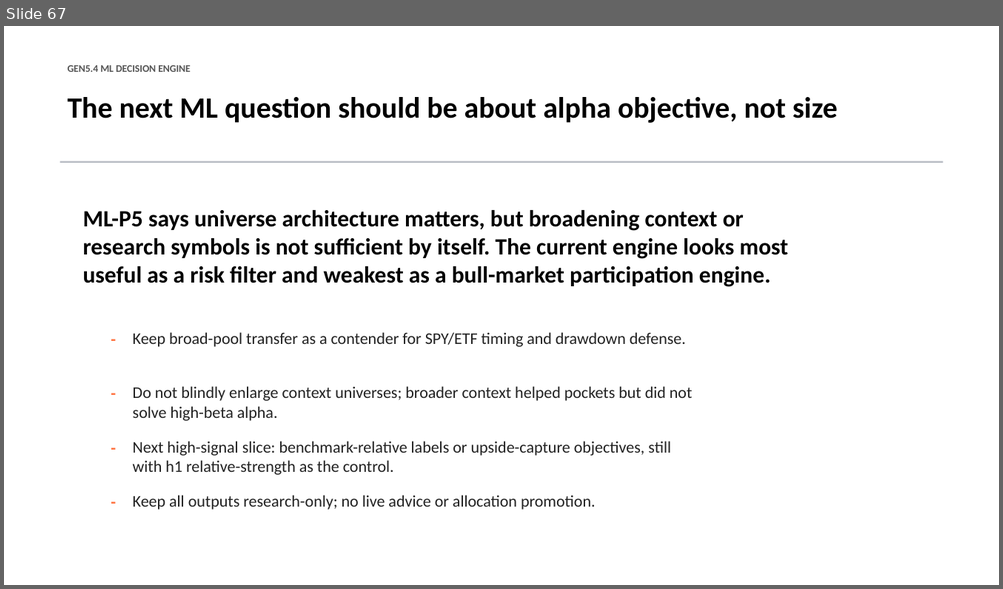
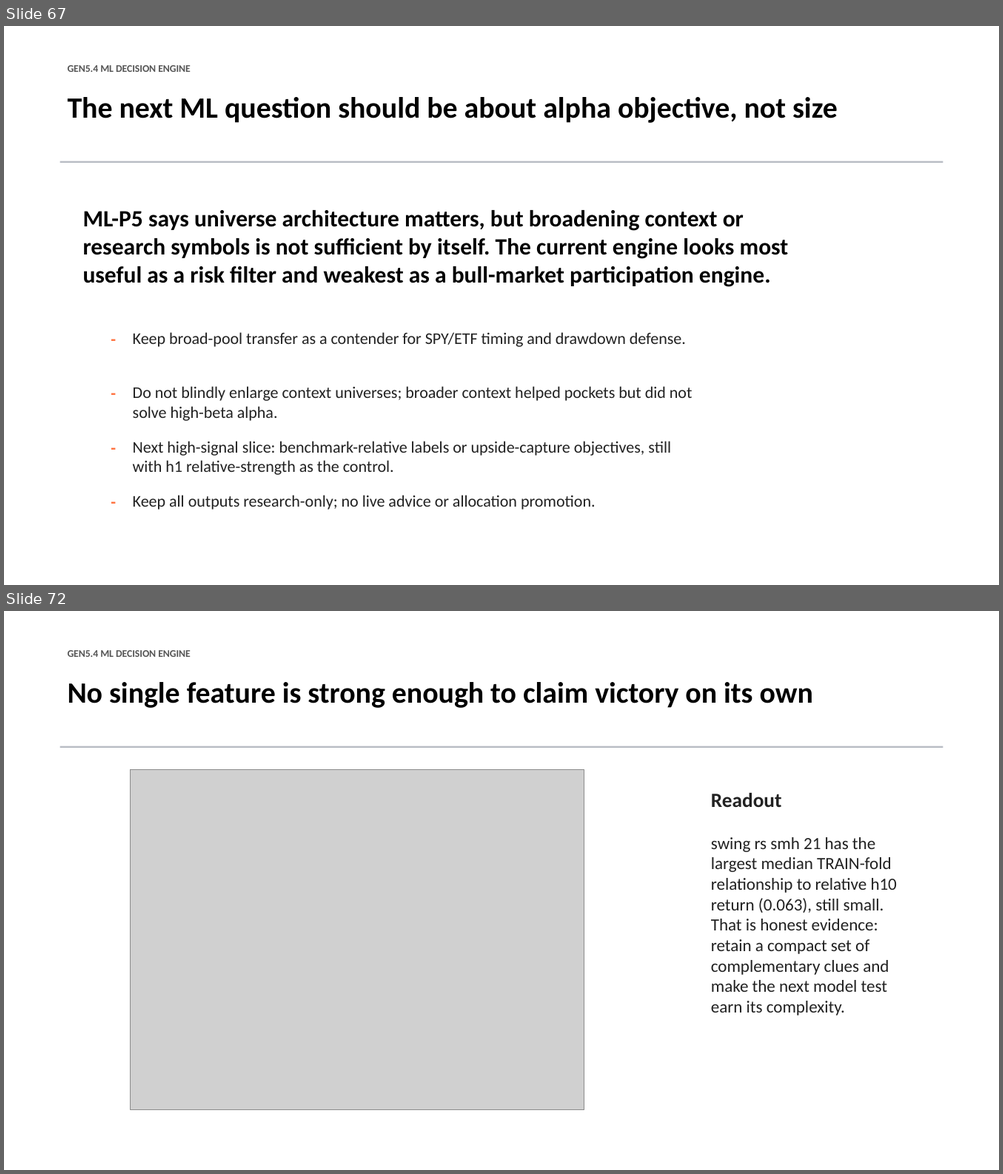
Before and after one commit to Francisc0Franc0/Time-Series-Modeling-Gen5, a slide deck: presentations/gen5_4_ml_decision_engine_incremental_build.pptx. Shown one above the other, each under a label of ours: slide 67 before the commit, slides 67 and 72 after it; the slides between them are not shown. The pictures are 1003x589 and 1003x1174 pixels, drawn with LibreOffice and Linux fonts; fonts in the diff are those of the drawing; grey boxes stand for pictures. Boxes give left, top, right and bottom in pixels: in the first picture for what was removed or moved away, otherwise in the second. Text is boxed around its words. In the diff, an @@ line names an element or a change of style, - is before the commit and + after.

Commit message:
Add Gen5.4 swing feature audit

```diff
--- a/presentations/gen5_4_ml_decision_engine_incremental_build.pptx
+++ b/presentations/gen5_4_ml_decision_engine_incremental_build.pptx
@@ slide 72 added at (x1=4, y1=611, x2=999, y2=1170), background #FFFFFF @@
@@ text added at (x1=68, y1=650, x2=190, y2=657), 9.8 pt, text #555555, bold @@
+GEN5.4 ML DECISION ENGINE
@@ text added at (x1=68, y1=682, x2=813, y2=708), 28.5 pt, text #000000, bold @@
+No single feature is strong enough to claim victory on its own
@@ rectangle added at (x1=60, y1=746, x2=942, y2=748), fill #B8BCC4 @@
@@ picture added at (x1=130, y1=769, x2=583, y2=1110) @@
@@ text added at (x1=711, y1=793, x2=782, y2=807), 19.5 pt, text #222222, bold @@
+Readout
@@ text added at (x1=711, y1=837, x2=896, y2=1016), 16.5 pt, text #222222 @@
+swing rs smh 21 has the largest median TRAIN-fold relationship to relative h10 return (0.063), still small. That is honest evidence: retain a compact set of complementary clues and make the next model test earn its complexity.
```
Also in this commit, not shown: 7 other slides added, 4 other files.
